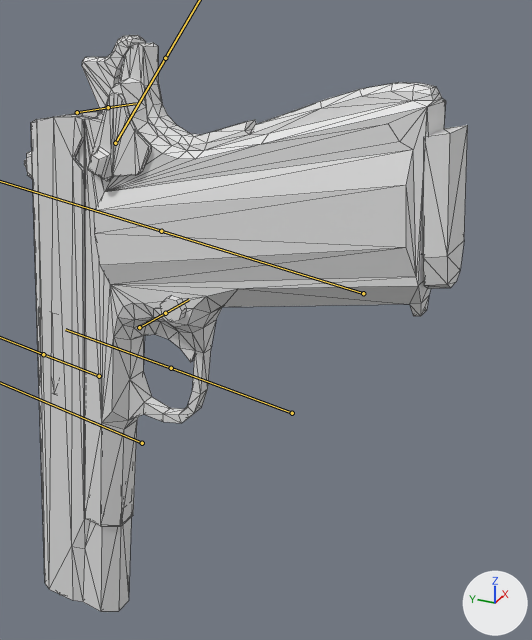
Before and after pictures for a commit that changed the FBX model Engine/Engine/data/Models/1911.fbx.
Before and after are seen from a camera (50 mm lens) standing at (-1.005, -1.088, 0.992) and looking at (0.368, -0.47, 0.305). The lights are fixed; the arrows at lower right show +X, +Y and +Z. Both versions are drawn at frame 50 of the action 'Skeleton|reload'; the numbers are the values there. The bones that bend it are drawn over the model as lines. Mesh edges are drawn as thin lines.

Objects in the first picture: 'gun'.
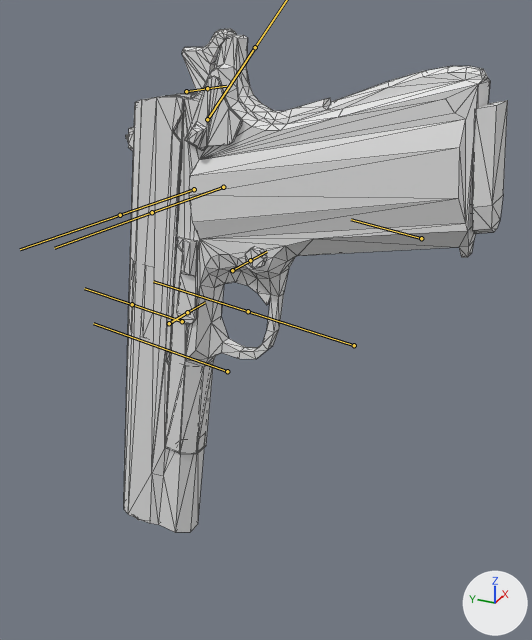
What differs and where, as boxes (x1, y1, x2, y2) in the pictures (532 x 640 px):
'gun', posed (13% narrower, 13% shorter)
    before: (24, 35, 468, 612)
    after: (124, 29, 508, 532)

The change in detail:
Object 'Skeleton' (bone_rig_object) moves from (0.0, -0.774, 0.336) to (0.334, -0.792, 0.332).
